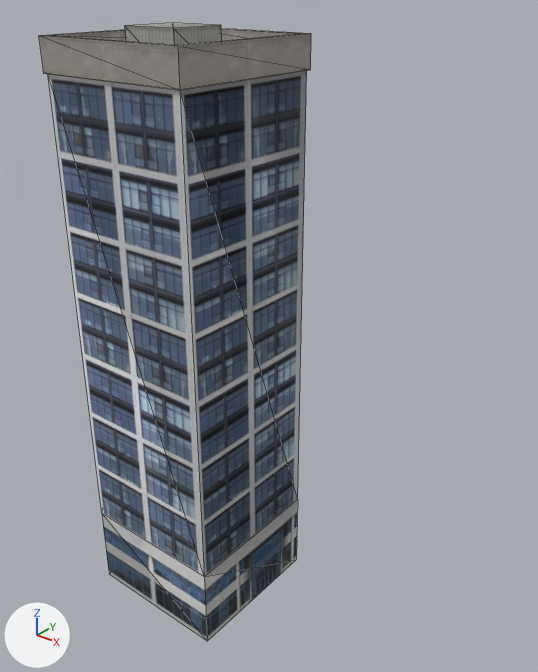
Two versions of the OBJ model Models/buildings/building_26.obj, one commit apart.
The view is the same before and after, from a 50 mm lens placed at (87.0, 8.0, 207.0), pointed at (-83.0, 221.0, 75.0). The axes (+X, +Y, +Z) are drawn at lower left. The lights are the same throughout. Mesh edges are drawn as thin lines. Where no turn or scale is listed for an object, it has been applied to the vertices.

Before the edit, the objects in view are built like this:
```python
me_building_26 = bpy.data.meshes.new('building_26')
me_building_26.from_pydata(...)  # 40 vertices, 68 faces; spans x -98.0..-45.0, y 139.0..192.0, z 0.0..195.0
me_building_26.materials.append(mat_13___default)  # picture img_building_8_png
ob_building_26 = bpy.data.objects.new('building_26', me_building_26)
ob_building_26.location = (0.0, 0.0, 0.0)
```
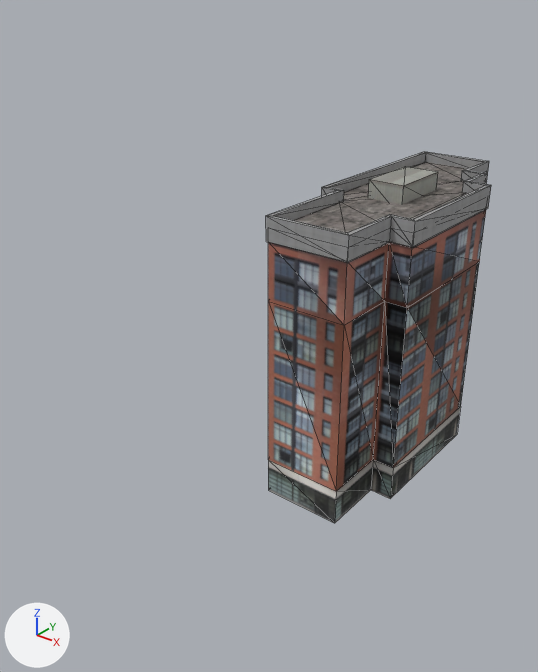
Boxes [x1, y1, x2, y2] around the edits, measured in the pictures (538 x 672 px; the box of a moved part takes in the faces that stretch with it):
'building_26', reshaped (17% narrower, 40% shorter): before [39, 22, 311, 642]; after [266, 152, 491, 523]
part 1 of me_building_26, moved or reshaped: before [125, 22, 222, 45]; after [368, 166, 438, 204]
part 2 of me_building_26, added: after [268, 162, 486, 523]
part 3 of me_building_26, added: after [266, 152, 491, 263]
part 4 of me_building_26, deleted: before [48, 71, 307, 642]
part 5 of me_building_26, deleted: before [39, 28, 311, 90]

What the commit changed:
Picture 'building_5.png' (img_building_5_png) is new.
Material '15___Default' (mat_15___default) is new.
Its texture is img_building_5_png.
Its roughness is 0.9.
me_building_26 is used by ob_building_26; location (0.0, 0.0, 0.0).
me_building_26 had 40 vertices, 68 faces and spanned x -98.0..-45.0, y 139.0..192.0, z 0.0..195.0.
me_building_26 no longer uses material mat_13___default (picture img_building_8_png).
me_building_26 now has 116 vertices, 238 faces and spans x -90.0..-35.0, y 218.0..356.0, z 0.0..130.0.
me_building_26 part 1: the loose piece of 8 vertices spanning x -73.0..-56.0, y 149.0..166.0, z 182.0..195.0 is scaled about its middle by (-0.922, -1.7, 1.05), then moved by (-2.0, 135.0, -66.0), in mat_15___default (picture img_building_5_png).
me_building_26 part 2: a new loose piece of 60 vertices spanning x -89.0..-36.0, y 219.0..355.0, z 0.0..122.0, in mat_15___default (picture img_building_5_png).
me_building_26 part 3: a new loose piece of 48 vertices spanning x -90.0..-35.0, y 218.0..356.0, z 116.0..126.0, in mat_15___default (picture img_building_5_png).
me_building_26 part 4: the loose piece of 16 vertices spanning x -97.0..-45.0, y 140.0..191.0, z 0.0..188.0 is deleted.
me_building_26 part 5: the loose piece of 16 vertices spanning x -98.0..-45.0, y 139.0..192.0, z 182.0..192.0 is deleted.
me_building_26 now uses material mat_15___default (picture img_building_5_png).
